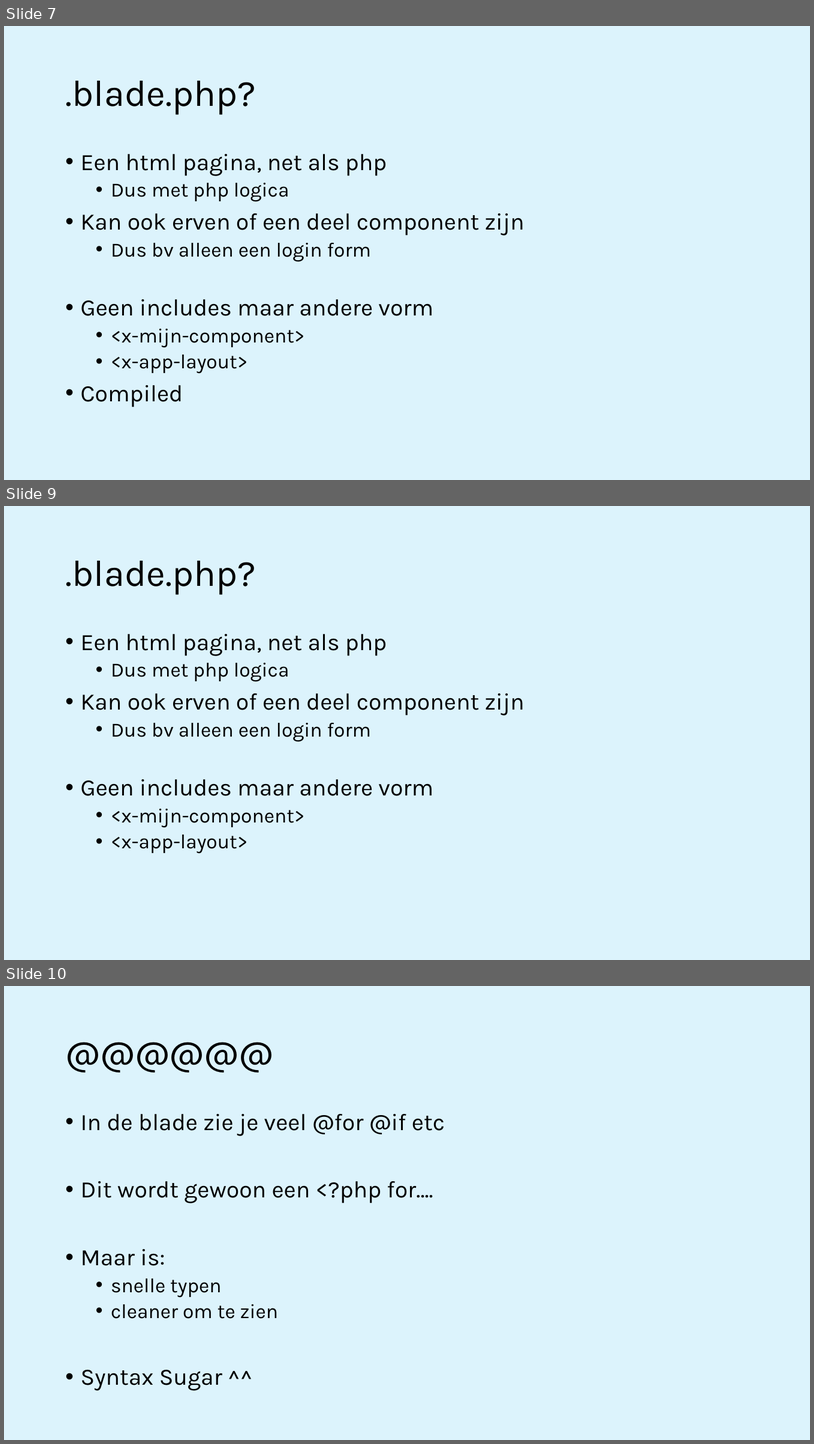
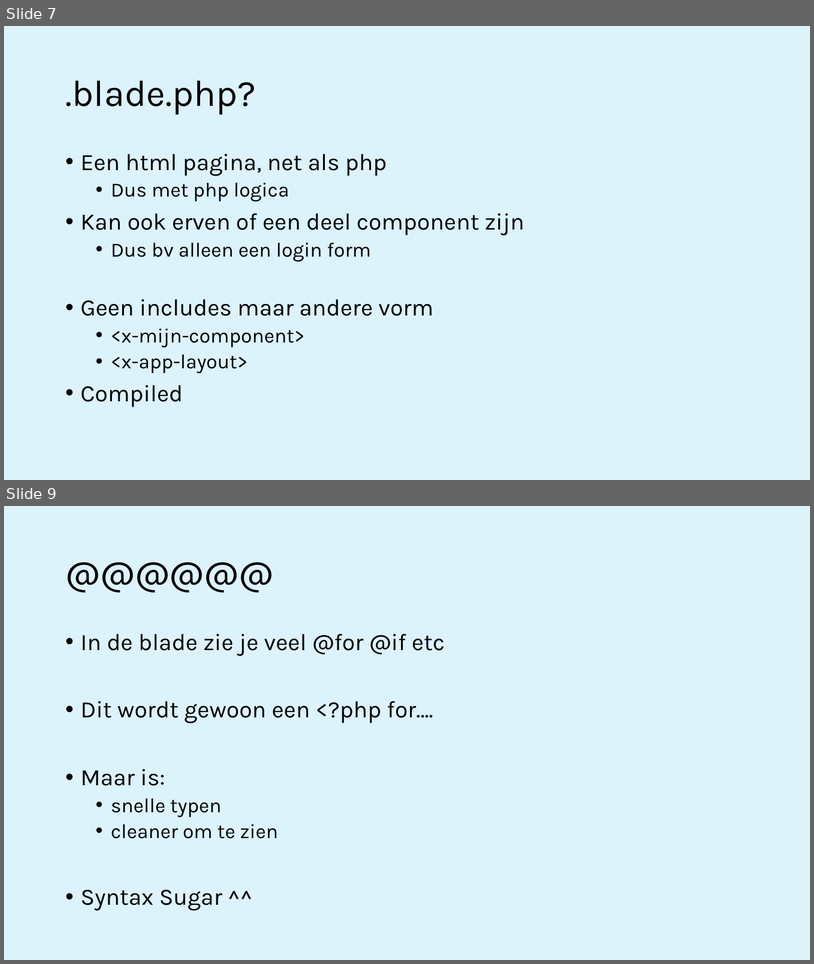
Before and after one commit to progsen/m8prog_laravel, a slide deck: week1 - Laravel Intro/M8Prog laravel 01 - Kickoff.pptx. Shown one above the other, each under a label of ours: slides 7, 9 and 10 before the commit, slides 7 and 9 after it; the slides between them are not shown. The pictures are 814x1444 and 814x964 pixels, drawn with LibreOffice and Linux fonts; fonts in the diff are those of the drawing. Boxes give left, top, right and bottom in pixels: in the first picture for what was removed or moved away, otherwise in the second. Text is boxed around its words. In the diff, an @@ line names an element or a change of style, - is before the commit and + after.

```diff
--- a/week1 - Laravel Intro/M8Prog laravel 01 - Kickoff.pptx
+++ b/week1 - Laravel Intro/M8Prog laravel 01 - Kickoff.pptx
@@ slide 9 removed at <box>4,506,810,960</box>, background #CAEEFB at 65% opacity @@
@@ title removed at <box>65,561,255,595</box> @@
-.blade.php?
@@ text removed at <box>81,634,525,853</box> @@
-• Een html pagina, net als php
-  • Dus met php logica
-• Kan ook erven of een deel component zijn
-  • Dus bv alleen een login form
-• Geen includes maar andere vorm
-  • <x-mijn-component>
-  • <x-app-layout>
@@ what was slide 10 is now slide 9 @@
```
Also in this commit, not shown: 1 slide changed.
